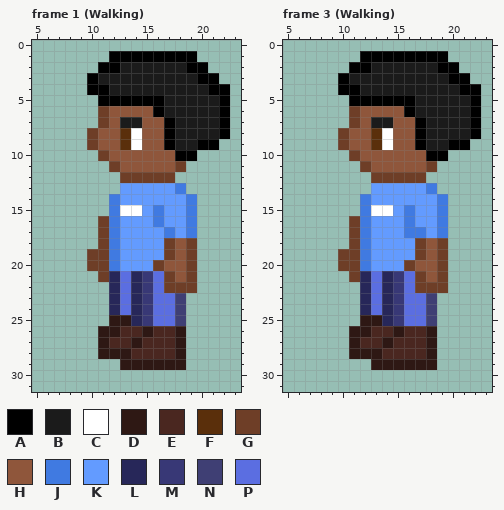
Pixel-art file, stored at Assets/_Sprites/ASE Files/PlayerWalking.ase. The picture above is the old version.
32x32 pixels, 4 frames. Shown: frame 1 (Walking): x 5..23, y 0..31; frame 3 (Walking): x 5..23, y 0..31. The commit also changed other frames, which this record leaves out.
Palette (. is transparent): A #000000  B #1b1b1b  C #ffffff  D #2e1814  E #4a2720  F #5a2f0b  G #6e3e27  H #8f563b  J #407ae1  K #639bff  L #272759  M #383876  N #3f3f74  P #5b6ee1
Pixels before, frame 1 (Walking), first column x 10:
 1 ..AAAAAAAA...
 2 .AABBBBBBAA..
 3 ABBBBBBBBBAA.
 4 AABBBBBBBBBAA
 5 .AAAAAABBBBBA
 6 .GHHHHABBBBBA
 7 .GHBBHHABBBBA
 8 GHHFCHHABBBBA
 9 GHHFCHHABBAA.
10 .GHHHHHHAA...
11 ..GHHHHHG....
12 ...GGGGG.....
13 ...KKKKKJ....
14 ..JKKKKKKJ...
15 ..JCCKJKKJ...
16 .GJKKKJKKJ...
17 .GJKKKKJKJ...
18 .GJKKKKGHG...
19 GGJKKKKGHG...
20 GGJKKKGHHG...
21 .GLPLMPGHG...
22 ..LPLMPGGG...
23 ..LPLMPPN....
24 ..LPLMPPN....
25 ..DDLMPPN....
26 .DDEEDEED....
27 .DEEDEEED....
28 .DDDEEEED....
29 ...DDDDDD....
Pixels before, frame 3 (Walking), first column x 10:
 1 ..AAAAAAAA...
 2 .AABBBBBBAA..
 3 ABBBBBBBBBAA.
 4 AABBBBBBBBBAA
 5 .AAAAAABBBBBA
 6 .GHHHHABBBBBA
 7 .GHBBHHABBBBA
 8 GHHFCHHABBBBA
 9 GHHFCHHABBAA.
10 .GHHHHHHAA...
11 ..GHHHHHG....
12 ...GGGGG.....
13 ...KKKKKJ....
14 ..JKKKKKKJ...
15 ..JCCKJKKJ...
16 .GJKKKJKKJ...
17 .GJKKKJJKJ...
18 .GJKKKKGHG...
19 GGJKKKKGHG...
20 GGJKKKGHHG...
21 .GLPLMPGHG...
22 ..LPLMPGGG...
23 ..LPLMPPN....
24 ..LPLMPPN....
25 ..DDLMPPN....
26 .DDEEDEED....
27 .DEEDEEED....
28 .DDDEEEED....
29 ...DDDDDD....
Now the later version:
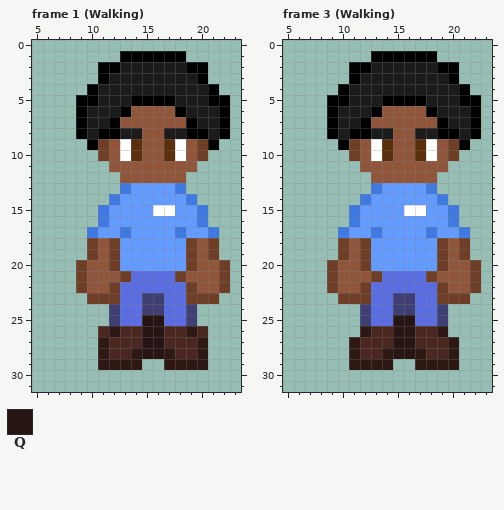
Colours new in this view: Q #261512
Edits made:
layer "WalkBack" now shown
layer "WalkForward" now shown
layer "WalkLeft" now hidden
Changed rows in their new state; - is an unchanged pixel.
Frame 1 (Walking):
first column x 9:
 1 ---.------.---
 3 -.A---------.-
 4 --B----------.
 5 AABBB---A---A-
 6 ABBBA--HHA----
 7 ABBAHH--HHA---
 8 ABAABB--B-AA--
 9 -AG-CF--FCHG--
10 ----CF--FCHG--
11 ---H-----HH---
12 ----HHHHHH----
13 ----J---------
15 --JKKK-CC-KJ--
16 --JK---K--KJ--
17 -JKKJ---KJKKJ-
18 -GHG----KK-HG-
19 --HG----KK-HG-
20 GHHG---KKK-HHG
21 GHHHGPP-PGHHHG
22 GHHG-PP-PP-HHG
23 -GGG-PNN-PGGG-
24 ---N-PNN-PN---
25 ---NPPQQ-PN---
26 --E---QQ-EDE--
27 -----EQQ-EED--
28 ---EEDQQDEED--
29 --DD--..--DD--
Frame 3 (Walking):
first column x 9:
 1 ---.------.---
 3 -.A---------.-
 4 --B----------.
 5 AABBB---A---A-
 6 ABBBA--HHA----
 7 ABBAHH--HHA---
 8 ABAABB--B-AA--
 9 -AG-CF--FCHG--
10 ----CF--FCHG--
11 ---H-----HH---
12 ----HHHHHH----
13 ----J---------
15 --JKKK-CC-KJ--
16 --JK---K--KJ--
17 -JKKJ--KKJKKJ-
18 -GHG----KK-HG-
19 --HG----KK-HG-
20 GHHG---KKK-HHG
21 GHHHGPP-PGHHHG
22 GHHG-PP-PP-HHG
23 -GGG-PNN-PGGG-
24 ---N-PNN-PN---
25 ---NPPQQ-PN---
26 --.---QQ-ED---
27 -----EQQ-EED--
28 ---EEDQQDEED--
29 --DD--..--DD--
